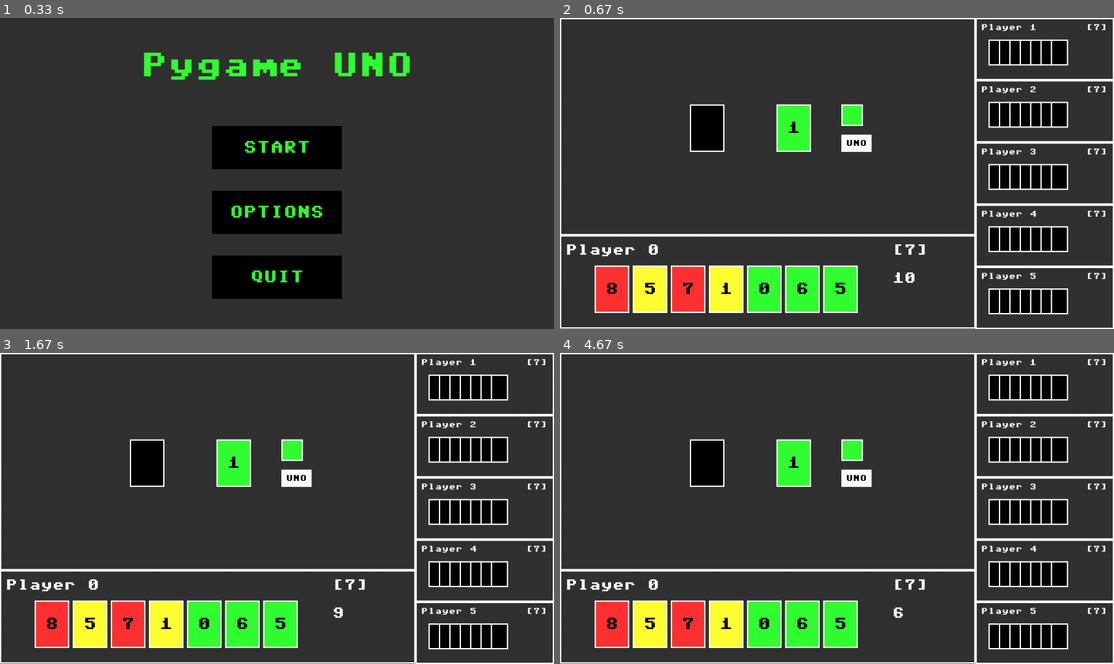
Above: before the commit, frames 1-4 (two rows, left to right).
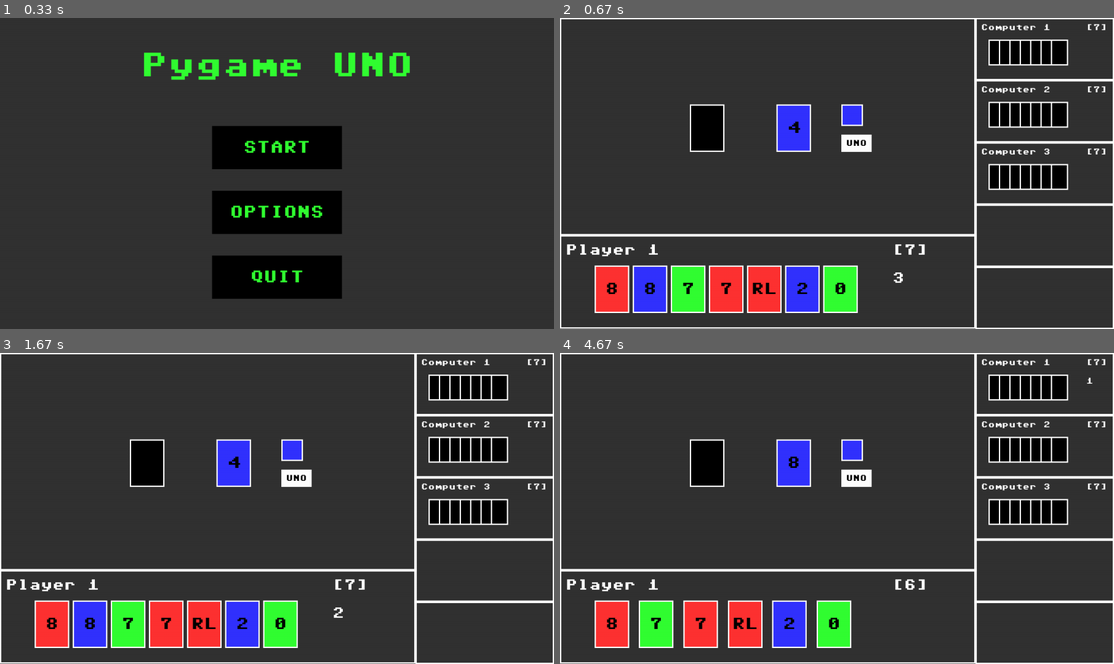
Above: after the commit, the same moments.

Repository: jrsky723/pygameuno
Game: pygame game, started from main.py
Two runs of this game, one before a commit and one after it. Both use one fixed random seed, a clock stepped at 60 frames per second and the inputs below.
Inputs (mouse positions are in pixels of both pictures, inside the frame that each line leads up to):
- Up to frame 1 (0.33 s): no input
- Up to frame 2 (0.67 s): click "START" at 0.38 s
- Up to frame 3 (1.67 s): no input
- Up to frame 4 (4.67 s): move the mouse to (665, 468) at 3.27 s

Frame 1 is identical in both runs. In frame 2, 8.3% of the frame differs, in the area x 13-99%, y 1-96%; in frame 3, 8.3%; in frame 4, 9.2%.

Commit message:
Add turn system
uno_card.py : __str__ 메서드를 수정하여 출력 시에 해당 형태로 나오게끔함
uno_com_player.py, uno_player.py: is human, auto_play 추가
game_screen.py : turn timer를 추가하여, turn_end event를 handle
그 외에 필요없는 파일, 부분 수정

Diff:
--- a/game/uno_card.py
+++ b/game/uno_card.py
@@ -12,6 +12,9 @@
         self.color = color
         self.value = value
 
+    def __str__(self):
+        return f"{self.color} {self.value}"
+
     def get_abb(self):
         abb = ""
         if self.type == "number":
--- a/game/uno_com_player.py
+++ b/game/uno_com_player.py
@@ -2,4 +2,9 @@
 
 
 class UnoComPlayer(UnoPlayer):
-    pass
+    def __init__(self, name):
+        super().__init__(name)
+        pass
+
+    def is_human(self):
+        return False
--- a/game/uno_constants.py
+++ b/game/uno_constants.py
@@ -2,15 +2,15 @@
 ALL_COLORS = COLORS + ["black"]
 NUMBERS = list(range(10)) + list(range(1, 10))
 COLOR_ACTION_VALUES = ["skip", "reverse", "draw2", "reload"]
-WILD_ACTION_VALUES = ["color_change", "draw4", "alpha"]
+WILD_ACTION_VALUES = ["color_change", "draw4", "again"]
 CARD_ABBREVIATIONS = {
     "skip": "S",
     "reverse": "RV",
     "draw2": "+2",
     "draw4": "+4",
-    "color_change": "CC",
+    "color_change": "C",
     "reload": "RL",
-    "alpha": "&",
+    "again": "A",
 }
 CARD_VALUES = {
     "skip": 20,
--- a/game/uno_game.py
+++ b/game/uno_game.py
@@ -1,28 +1,34 @@
 import random
 from game.uno_card import UnoCard
 from game.uno_player import UnoPlayer
+from game.uno_com_player import UnoComPlayer
 from game.uno_constants import COLORS, NUMBERS, COLOR_ACTION_VALUES, WILD_ACTION_VALUES
-from utils.timer import wait
+
+
+# TODO: change com player hand to we can see the actual cards
 
 
 class UnoGame:
-    def __init__(self, player_number=2):
+    def __init__(self, human_number, com_number):
         self.deck = self._create_deck()
-        self.player_number = player_number
+        self.player_number = human_number + com_number
+        self.human_number = human_number
+        self.com_number = com_number
         self.players = []
         self.discard_pile = []
         self.current_player_idx = 0
         self.direction = 1
         self.top_card = None
+        self.game_ended = False
         self._init_game()
 
     def _init_game(self):
+        self._add_players()
         self._shuffle_deck()
-        self._add_players()
         self._deal_cards()
         self._set_top_card()
 
-    # Initializing Game Functions
+    # region Initializing Game Functions
 
     def _create_deck(self):
         """
@@ -55,32 +61,113 @@
                 player.add_card(card)
 
     def _add_players(self):
-        for player_idx in range(self.player_number):
-            self.players.append(UnoPlayer(player_idx))
+        for i in range(self.human_number):
+            self.players.append(UnoPlayer(name="Player " + str(i + 1)))
+        for i in range(self.com_number):
+            self.players.append(UnoComPlayer(name="Computer " + str(i + 1)))
 
     def _set_top_card(self):
         self.discard_pile.append(self.deck.pop(0))
         self.top_card = self.discard_pile[-1]
 
+    # endregion
+
+    # region get functions
     def get_top_card(self):
         return self.top_card
 
     def get_com_players(self):
-        return self.players[1:]
+        return self.players[self.human_number :]
 
     def get_player(self):
         return self.players[0]
 
-    # Game Functions
+    def get_current_player(self):
+        return self.players[self.current_player_idx]
+
+    def get_next_player(self):
+        return self.players[
+            (self.current_player_idx + self.direction) % self.player_number
+        ]
+
+    # endregion
+
+    # region game play functions
+
+    def _draw_card(self, player, draw_number=1):
+        for i in range(draw_number):
+            if len(self.deck) == 0:
+                self.game_ended = True
+                return
+            card = self.deck.pop(0)
+            player.add_card(card)
+
+    def _play_card(self, card):
+        self.discard_pile.append(card)
+        self.top_card = card
+
+    # endregion
+
+    # region Game Functions
+
     def start_game(self):
         self.players[self.current_player_idx].set_is_turn(True)
 
     def next_turn(self):
-        print("Next Turn")
-        self.players[self.current_player_idx].set_is_turn(False)
+        self.get_current_player().set_is_turn(False)
+        self.get_next_player().set_is_turn(True)
         self.current_player_idx += self.direction + self.player_number
         self.current_player_idx %= self.player_number
-        self.players[self.current_player_idx].set_is_turn(True)
+        print("Current player: " + self.players[self.current_player_idx].name)
 
-    def get_current_player(self):
-        return self.players[self.current_player_idx]
+    def auto_turn(self):
+        com_player = self.get_current_player()
+        if not com_player.can_play(self.top_card):
+            self._draw_card(com_player)
+            return
+        card = com_player.auto_play(self.top_card)
+        self._play_card(card)
+
+    def turn_time_out(self):
+        player = self.get_current_player()
+        self.auto_turn()
+        # if player is human, draw card
+        # if player.is_human():
+        #     self._draw_card(player)
+        # else:
+        #     self.com_turn()
+
+    # endregion
+
+    # region Card Functions
+
+    # TODO: add card action
+
+    # if card.type is "action":
+    #     self._handle_action(card)
+
+    def _handle_action(self, card):
+        if card.value == "reverse":
+            self.direction *= -1
+        elif card.value == "skip":
+            self.next_turn()
+        elif card.value == "draw2":
+            self._draw_card(self.get_next_player(), 2)
+        elif card.value == "draw4":
+            self._draw_card(self.get_next_player(), 4)
+        elif card.value == "reload":
+            self._reload_hand(self.get_current_player())
+        elif card.value == "change_color":
+            self._change_color()
+        elif card.value == "bonus":
+            return
+        self.next_turn()
+
+    def _change_color(self):
+        self.top_card.color = random.choice(COLORS)
+
+    # reload player's hand
+    # def _reload_hand(self, player):
+    #     for i, card in enumerate(self.deck):
+
+    # endregion
--- a/game/uno_player.py
+++ b/game/uno_player.py
@@ -1,8 +1,7 @@
 class UnoPlayer:
-    def __init__(self, player_idx):
-        self.idx = player_idx
+    def __init__(self, name):
+        self.name = name
         self.hand = []
-        self.name = f"Player {player_idx}"
         self.is_turn = False
 
     def add_card(self, card):
@@ -26,3 +25,17 @@
 
     def set_is_turn(self, is_turn):
         self.is_turn = is_turn
+
+    def auto_play(self, top_card):
+        for card in self.hand:
+            if (
+                card.type == "wild"
+                or card.color == top_card.color
+                or card.value == top_card.value
+            ):
+                self.play_card(card)
+                return card
+        return None
+
+    def is_human(self):
+        return True
--- a/screens/game_screen.py
+++ b/screens/game_screen.py
@@ -5,17 +5,16 @@
 from renders.text_box import TextBox
 from renders.button import Button
 from renders.rect import Rect
-from utils.timer import Timer
+from utils.timer import Timer, wait
 from utils.color_conversion import rgb
 
 
 class GameScreen(Screen):
     def __init__(self, screen, options):
         super().__init__(screen, options)
-        self.com_players_number = 5
+        self.com_players_number = 3
         self.max_players = 6
-        self.game = UnoGame(player_number=self.com_players_number + 1)
-        self.timer = Timer()
+        self.game = UnoGame(human_number=1, com_number=self.com_players_number)
         self.player = self.game.get_player()
         self.coms = self.game.get_com_players()
         self.player_hand_surface = None
@@ -36,6 +35,11 @@
         }
         self.surfaces = []
         self.create_surfaces()
+
+        # handling turns
+        self.turn_timer = Timer()
+        self.player_turn_time, self.com_turn_time = 3, 2
+        self.turn_ended = False
 
     def create_surfaces(self):
         self.player_hand_surface = pygame.Surface(
@@ -50,6 +54,8 @@
             self.player_hand_surface,
             self.board_surface,
         ] + self.com_hand_surfaces
+
+    # region Draw functions
 
     ## Draw player functions
 
@@ -80,7 +86,7 @@
         self.draw_player_hand(surface, player.hand, is_player, card_params, C_X, C_GAP)
         self.draw_player_card_number(surface, len(player.hand), text_params)
         if player.is_turn:
-            self.draw_timer(surface, text_params)
+            self.draw_turn_timer(surface, text_params)
         pass
 
     def draw_player_name(self, surface, player_name, text_params):
@@ -120,10 +126,10 @@
         )
         card_number_text.draw(surface)
 
-    def draw_timer(self, surface, text_params):
+    def draw_turn_timer(self, surface, text_params):
         S_WIDTH, S_HEIGHT = surface.get_width(), surface.get_height()
         timer_text = TextBox(
-            text=f"{1+int(self.timer.get_remaining_time())}",
+            text=f"{1+int(self.turn_timer.get_remaining_time())}",
             x=S_WIDTH * 0.8,
             y=S_HEIGHT * 0.4,
             **text_params,
@@ -232,25 +238,43 @@
         self.draw_board()
         self.draw_players()
 
+    # endregion
+
+    # region Events
     def process_events(self):
         super().process_events()
         # handle player turn timer
-        if self.timer.is_finished():
-            self.next_turn()
-
-    def next_turn(self):
-        self.game.next_turn()
-        self.timer.reset()
-        self.timer.start()
+        if self.turn_timer.is_finished():
+            self.game.turn_time_out()
+            self.turn_ended = True
+        if self.turn_ended:
+            self.end_turn()
 
     def start_game(self):
         self.game.start_game()
         self.player_turn()
 
     def player_turn(self):
-        self.timer.set_timer(10)
-        self.timer.start()
+        self.turn_timer.set_timer(self.player_turn_time)
+        self.turn_timer.start()
+
+    def com_turn(self):
+        self.turn_timer.set_timer(self.com_turn_time)
+        self.turn_timer.start()
+
+    def card_draw(self):
+        pass
+
+    def end_turn(self):
+        self.game.next_turn()
+        if self.game.get_current_player() == self.player:
+            self.player_turn()
+        else:
+            self.com_turn()
+        self.turn_ended = False
 
     def main_loop(self):
         self.start_game()
         super().main_loop()
+
+    # endregion
--- a/screens/screen.py
+++ b/screens/screen.py
@@ -101,6 +101,5 @@
         try:
             self.main_loop()
         except Exception as e:
-            print(e)
             traceback.print_exc()
             self.quit()
--- a/uno_game.py
+++ /dev/null
@@ -1,66 +0,0 @@
-import random
-from game.card import Card
-from game.player import Player
-
-
-class UnoGame:
-    def __init__(self, player_number=2):
-        self.deck = self.create_deck()
-        self.player_number = player_number
-        self.players = []
-        self.discard_pile = []
-        self.current_player_index = 0
-        self.direction = 1
-        self.init_game()
-
-    def create_deck(self):
-        cards = []
-        colors = ["red", "green", "blue", "yellow"]
-        for color in colors:
-            # Add numbered cards
-            for i in range(10):
-                cards.append(Card(type="number", color=color, value=str(i)))
-                if i != 0:
-                    cards.append(Card(type="number", color=color, value=str(i)))
-            # Add action cards
-            for value in ["skip", "reverse", "draw2"]:
-                cards.append(Card(type="action", color=color, value=value))
-            # Add wild cards
-            for value in ["draw4", "color_change", "reload"]:
-                cards.append(Card(type="wild", color="black", value=value))
-        return cards
-
-    def shuffle_deck(self):
-        random.shuffle(self.deck)
-
-    def deal_cards(self, num_cards=7):
-        for i in range(num_cards):
-            for player in self.players:
-                card = self.deck.pop(0)
-                player.add_card(card)
-
-    def add_player(self, player):
-        self.players.append(player)
-
-    def init_game(self):
-        self.shuffle_deck()
-        self.deal_cards()
-        self.discard_pile.append(self.deck.pop(0))
-        for player_idx in range(self.player_number):
-            self.add_player(Player(player_idx))
-        self.deal_cards()
-        self.discard_pile.append(self.deck.pop(0))
-
-
-if __name__ == "__main__":
-    game = UnoGame()
-    for player in game.players:
-        print(player.idx)
-        for card in player.hand:
-            print(card.color, card.type, card.value)
-    print(
-        "Discard pile:",
-        game.discard_pile[0].color,
-        game.discard_pile[0].type,
-        game.discard_pile[0].value,
-    )
--- a/utils/timer.py
+++ b/utils/timer.py
@@ -1,5 +1,4 @@
 import time
-import math
 
 
 class Timer:
